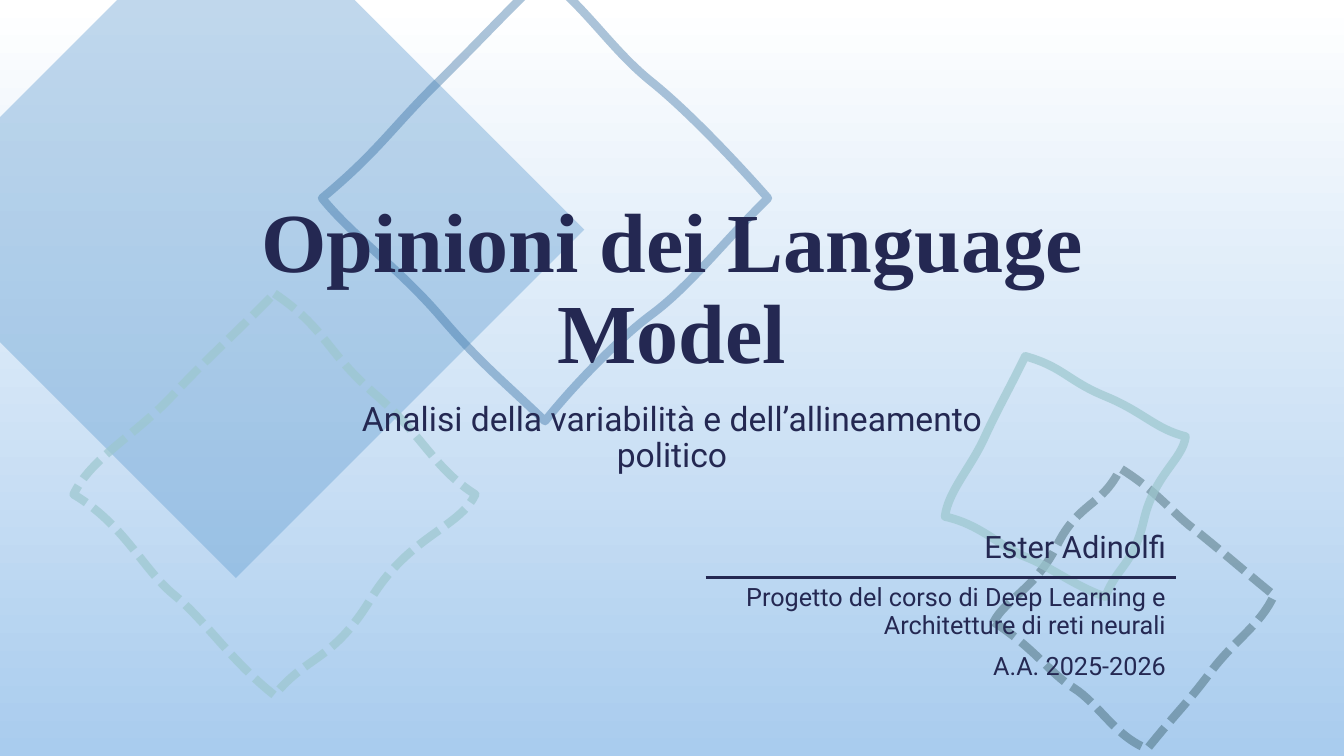
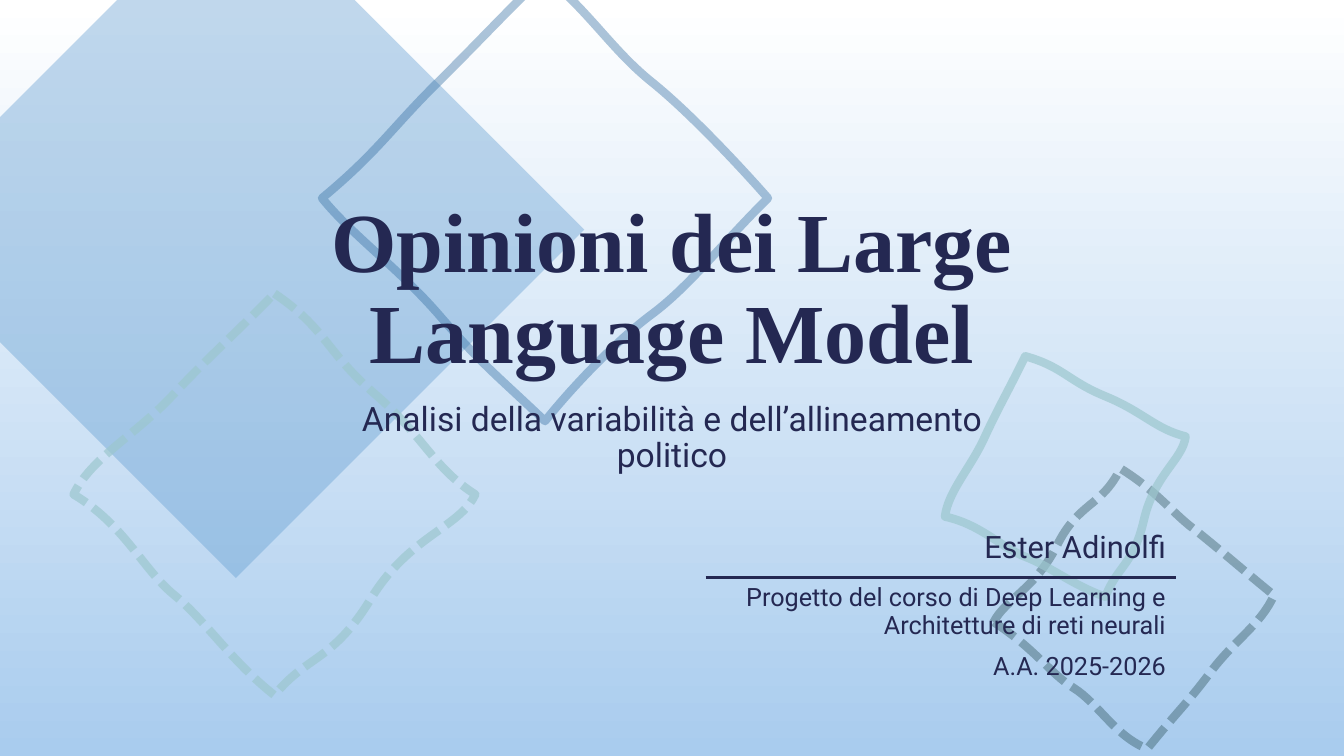
Before and after one commit to EsterAdinolfi/DEEP_ANN_project_Adinolfi, a slide deck: slide 1 of presentazione/progetto DL_ANN.pptx. Drawn at 1344x756 pixels with LibreOffice and Linux fonts; fonts in the diff are those of the drawing. Boxes give left, top, right and bottom in pixels: in the first picture for what was removed or moved away, otherwise in the second. Text is boxed around its words. In the diff, an @@ line names an element or a change of style, - is before the commit and + after.

```diff
--- a/presentazione/progetto DL_ANN.pptx
+++ b/presentazione/progetto DL_ANN.pptx
@@ title at <box>331,207,1012,379</box>: text changed @@
-Opinioni dei Language Model
+Opinioni dei Large Language Model
```
Also in this commit, not shown: 9 other slides changed, 3 slides added, 1 slide removed, 3 other files.
